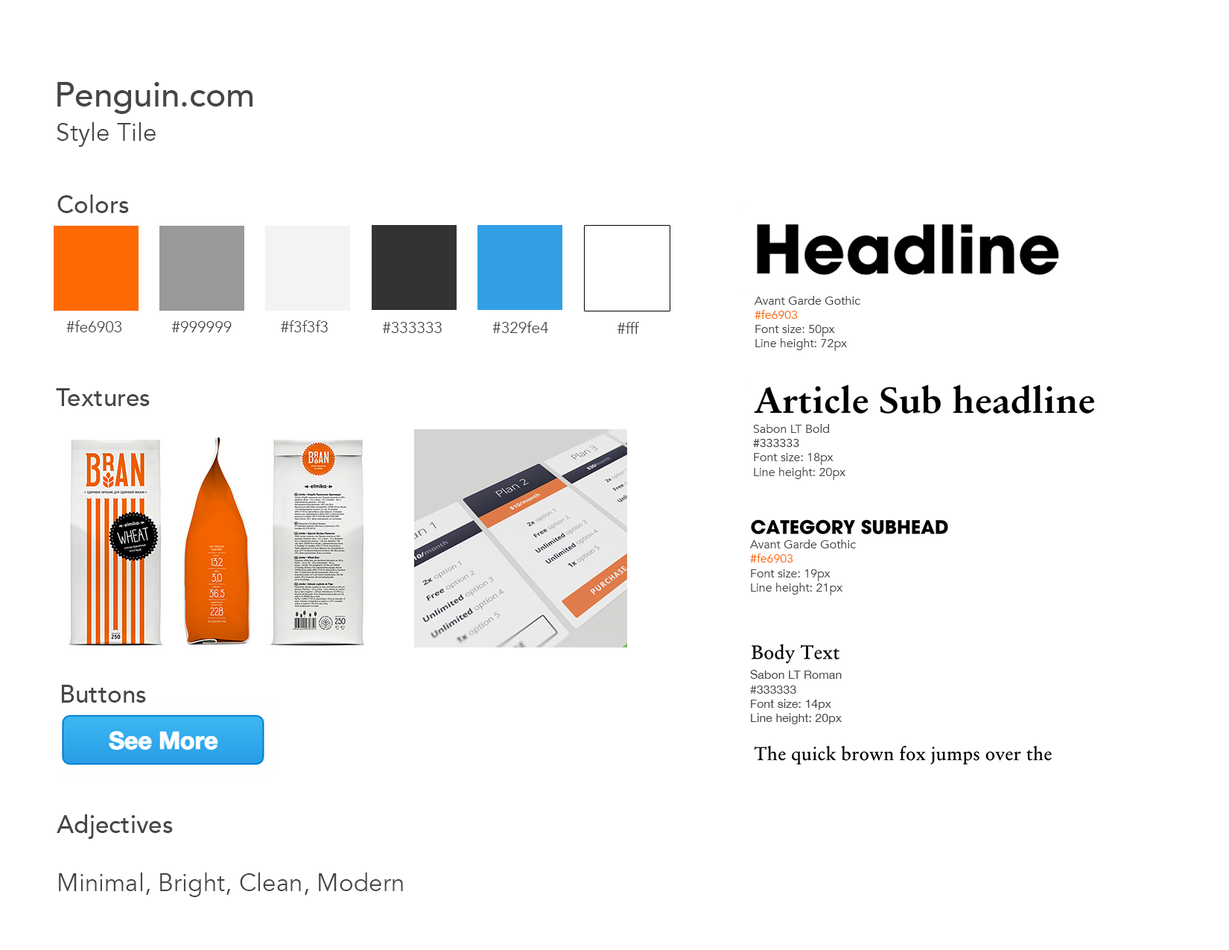
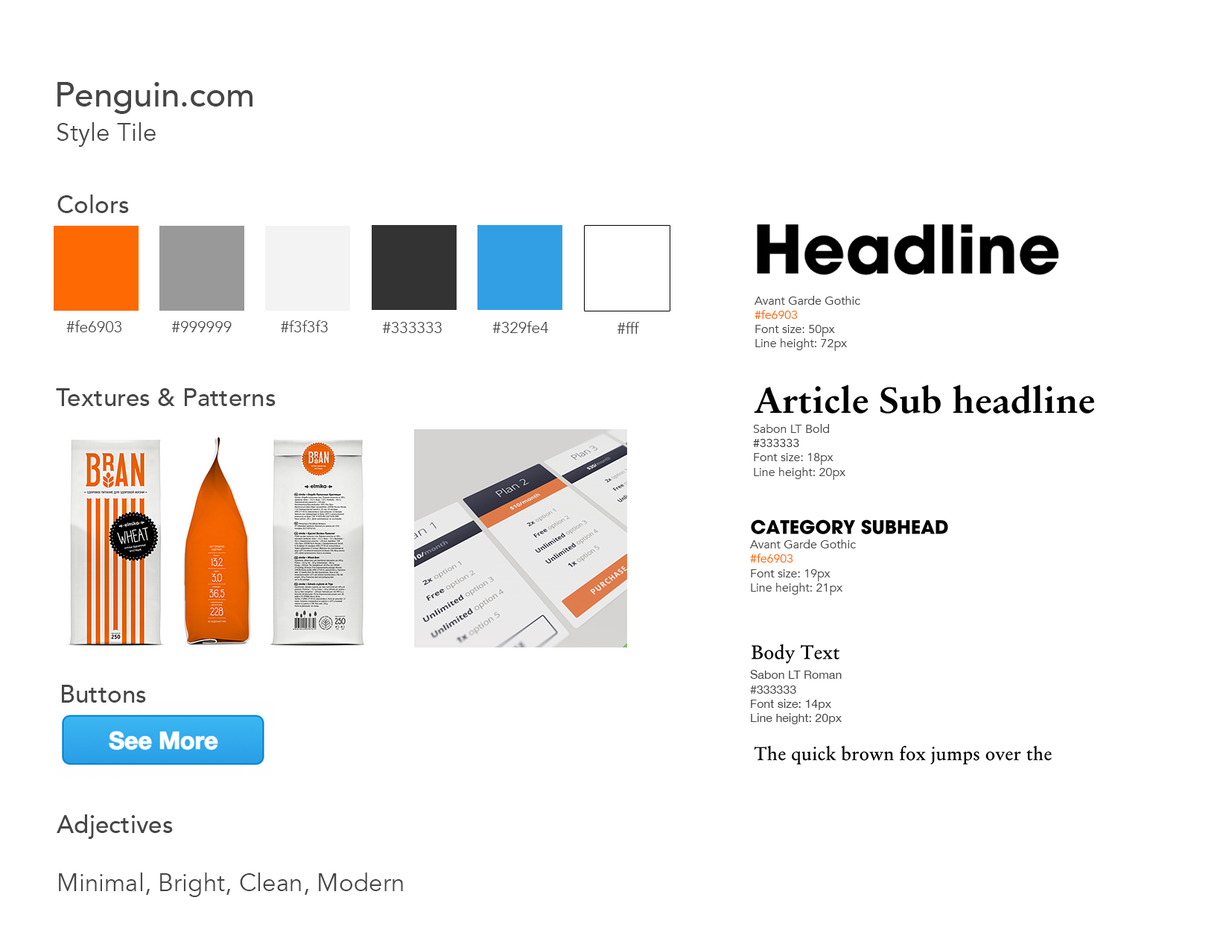
The second 1229×950 image is a revision of the first. Changes to its layers:
painted on "Textures" (2nd of 2, in "Textures") over <box>157,388,276,407</box>
